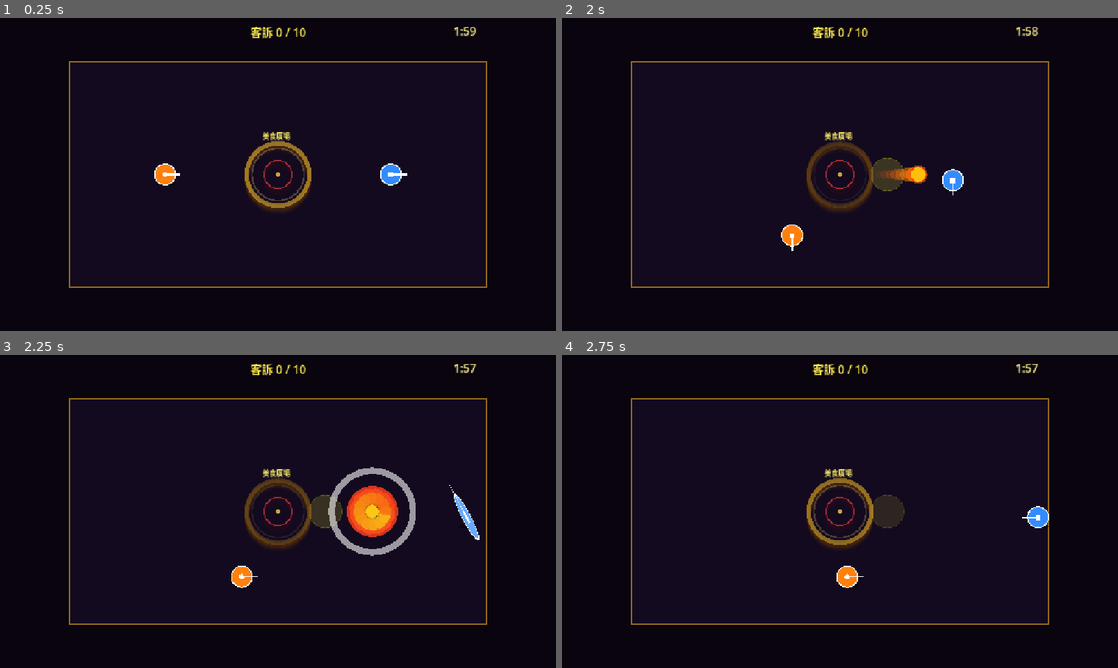
Above: before the commit, frames 1-4 (two rows, left to right).
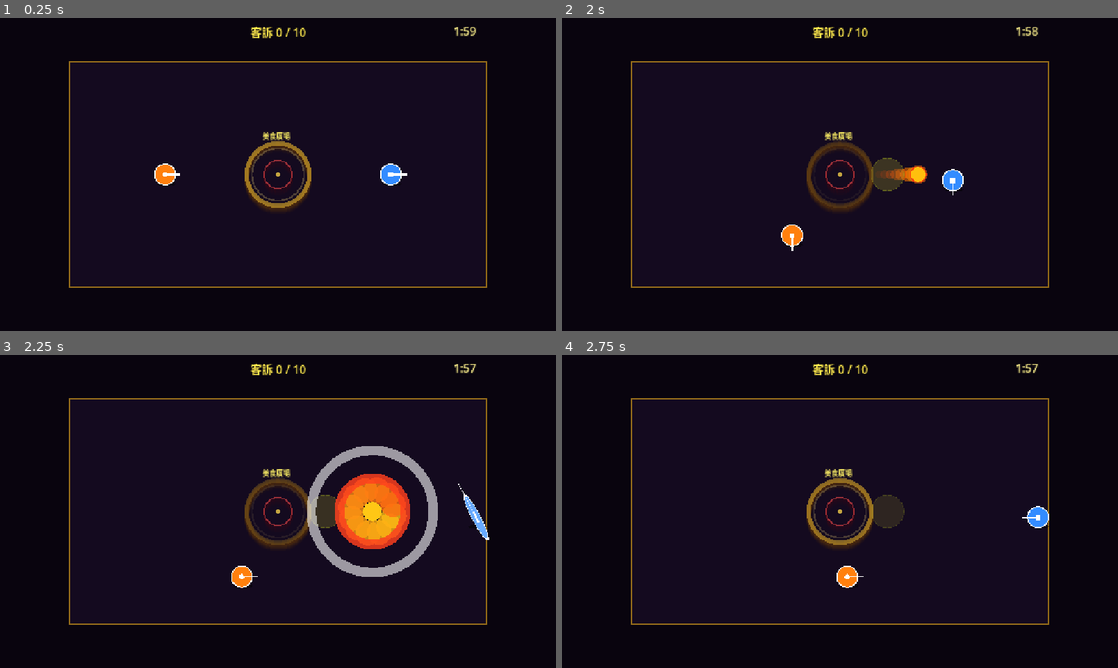
Above: after the commit, the same moments.

Repository: WatsonChen/chaotic-night-market-v2
Game: Godot game, scene res://scenes/main.tscn
Same seed, same stepped clock (60 frames per second), same inputs: the game is played once before the commit and once after it.
Inputs (mouse positions are in pixels of both pictures, inside the frame that each line leads up to):
- Up to frame 1 (0.25 s): no input
- Up to frame 2 (2 s): tap Enter at 0.5 s; move the mouse to (962, 158) at 0.52 s; press the mouse at (962, 158) at 0.53 s; hold D (p1_right) 0.53-1.28 s; move the mouse to (728, 190) at 1.27 s; release the mouse at (728, 190) at 1.28 s; hold S (p1_down) from 1.28 s (still down); tap K (p2_down) at 1.35 s
- Up to frame 3 (2.25 s): move the mouse to (333, 442) at 2.02 s; release S (p1_down) at 2.03 s; hold D (p1_right) from 2.03 s (still down); hold J (p2_left) from 2.03 s (still down)
- Up to frame 4 (2.75 s): keep holding D (p1_right); keep holding J (p2_left)

Frames 1-2 are identical in both runs. In frame 3, 5.5% of the frame differs, in the area x 55-88%, y 29-71%; in frame 4, nothing differs.

Commit message:
強化：Friendly Fire 擊退放大，連鎖碰撞不限次數

Diff:
--- a/scripts/player.gd
+++ b/scripts/player.gd
@@ -70,10 +70,10 @@
 
 # ── Friendly Fire 放大參數 ────────────────────────
 @export_group("Friendly Fire")
-@export var ff_knockback_multiplier  : float   = 1.5    # ← 友火擊退力乘數（1.5 = +50%）
-@export var knockback_max            : float   = 4500.0 # ← 擊退速度上限（需 ≥ P1 knockback × multiplier）
+@export var ff_knockback_multiplier  : float   = 2.25   # ← 友火擊退力乘數（2.25 = 原 1.5 再 ×1.5）
+@export var knockback_max            : float   = 6000.0 # ← 擊退速度上限（需 ≥ P1 knockback × multiplier）
 @export var ff_hit_stop_frames       : int     = 5      # ← 友火 hit stop 幀數（60fps×5 ≈ 0.08s）
-@export var ff_effect_scale          : float   = 1.5    # ← 友火爆炸特效倍率（150%）
+@export var ff_effect_scale          : float   = 2.25   # ← 友火爆炸特效倍率（原 1.5 再 ×1.5 = 2.25）
 @export var ff_squash_x              : float   = 2.65   # ← 命中壓扁 X（越大越扁）
 @export var ff_squash_y              : float   = 0.18   # ← 命中壓扁 Y（越小越扁）
 @export var ff_stretch_x             : float   = 0.38   # ← 彈回拉伸 X（越小越細）
@@ -133,7 +133,7 @@
 		burst_count      = 1
 		proj_radius      = 18.0
 		proj_speed       = 320.0
-		proj_knockback   = 2200.0 * ff_knockback_multiplier  # 預設 → 3300
+		proj_knockback   = 2200.0 * ff_knockback_multiplier  # 預設 → 4950（2.25×）
 		proj_enemy_speed = 1000.0
 		proj_hit_stop    = 5
 		proj_color       = Color(1.0, 0.75, 0.05)   # 橙黃
@@ -145,7 +145,7 @@
 		burst_delay      = 0.075  # 連射每發間隔
 		proj_radius      = 7.0
 		proj_speed       = 560.0
-		proj_knockback   = 850.0 * ff_knockback_multiplier  # 預設 → 1275
+		proj_knockback   = 850.0 * ff_knockback_multiplier  # 預設 → 1912（2.25×）
 		proj_enemy_speed = 500.0
 		proj_hit_stop    = 2
 		proj_color       = Color(0.35, 0.85, 1.0)   # 青藍
